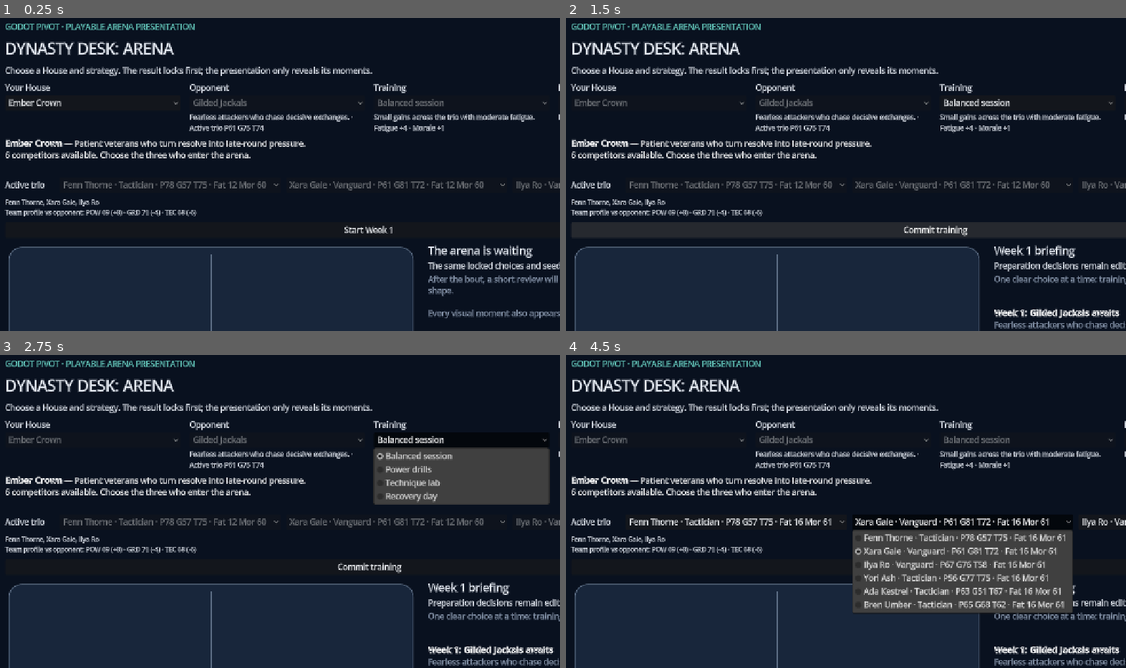
Above: before the commit, frames 1-4 (two rows, left to right).
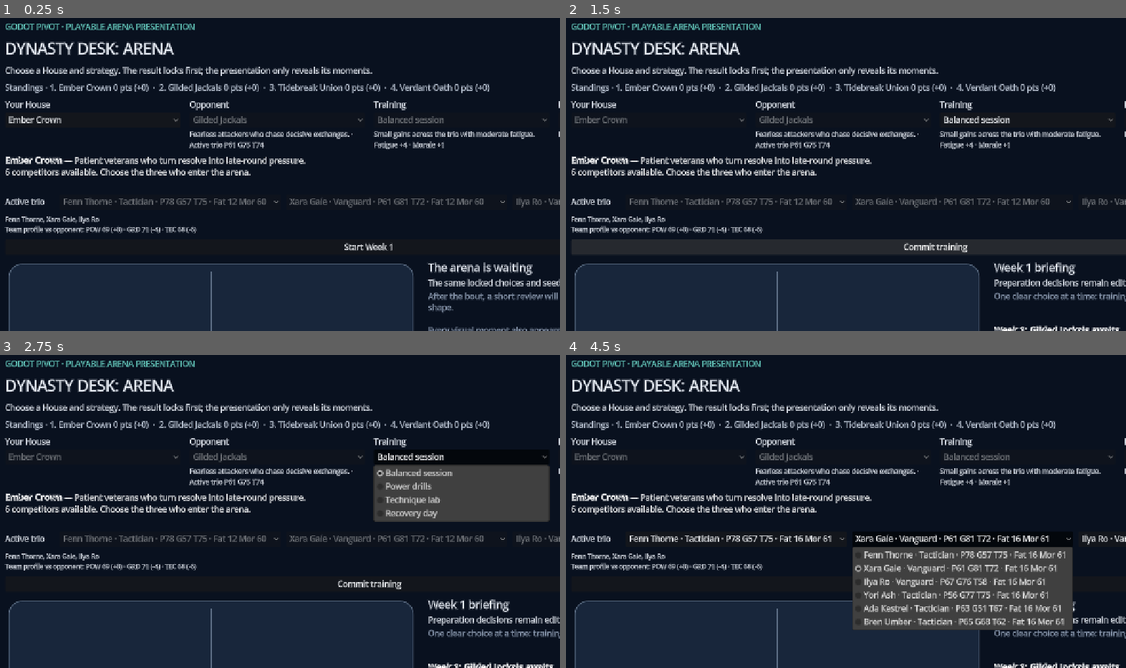
Above: after the commit, the same moments.

Repository: MightyOwl1484/dynasty-desk
Game: Godot game, scene res://main.tscn
Same seed, same stepped clock (60 frames per second), same inputs: the game is played once before the commit and once after it.
Inputs:
- Up to frame 1 (0.25 s): no input
- Up to frame 2 (1.5 s): click "Start Week 1" at 0.5 s; click "Open training plan" at 1.25 s
- Up to frame 3 (2.75 s): click "Balanced session" at 2 s
- Up to frame 4 (4.5 s): click "Commit training" at 2.75 s; click "Fenn Thorne · Tactician · P78…" at 3.5 s; click "Xara Gale · Vanguard · P61 G8…" at 4.25 s

The runs differ from the first frame. In frame 1, 17% of the frame differs, in the area x 0-100%, y 21-100%; in frame 2, 22%; in frame 3, 20%; in frame 4, 22%.

Commit message:
Resolve league fixtures and standings

Diff:
--- /dev/null
+++ b/game/src/application/season_state.gd
@@ -0,0 +1,114 @@
+class_name SeasonState
+extends RefCounted
+
+const ArenaMatchResolverScript = preload("res://src/simulation/arena_match_resolver.gd")
+
+
+static func start(houses: Array, schedule: Array[Dictionary], seed_value: int) -> Dictionary:
+	var standings: Array[Dictionary] = []
+	for house in houses:
+		standings.append({
+			"house_id": house["id"],
+			"house_name": house["name"],
+			"played": 0,
+			"wins": 0,
+			"losses": 0,
+			"points": 0,
+			"score_for": 0,
+			"score_against": 0
+		})
+	return {
+		"schema_version": 1,
+		"seed": seed_value,
+		"schedule": schedule.duplicate(true),
+		"standings": standings,
+		"results": [],
+		"completed_weeks": []
+	}
+
+
+static func resolve_week(
+	season: Dictionary,
+	houses: Array,
+	week_number: int,
+	player_result: Dictionary = {}
+) -> Dictionary:
+	assert(week_number not in season["completed_weeks"], "A season week cannot resolve twice")
+	var next_season := season.duplicate(true)
+	var resolved_pairs: Dictionary = {}
+	if not player_result.is_empty():
+		next_season = _record_result(next_season, player_result, week_number, true)
+		resolved_pairs[_pair_key(player_result["home_house_id"], player_result["away_house_id"])] = true
+
+	var fixture_index: int = 0
+	for fixture in next_season["schedule"]:
+		if fixture["week"] != week_number:
+			continue
+		var pair_key := _pair_key(fixture["home_house_id"], fixture["away_house_id"])
+		if resolved_pairs.has(pair_key):
+			continue
+		var home_house := _house_by_id(houses, fixture["home_house_id"])
+		var away_house := _house_by_id(houses, fixture["away_house_id"])
+		home_house["roster"] = home_house["roster"].slice(0, 3)
+		away_house["roster"] = away_house["roster"].slice(0, 3)
+		var fixture_seed: int = int(next_season["seed"]) + week_number * 1009 + fixture_index * 101
+		var result := ArenaMatchResolverScript.resolve_bout(home_house, away_house, fixture_seed)
+		next_season = _record_result(next_season, result, week_number, false)
+		fixture_index += 1
+
+	next_season["completed_weeks"].append(week_number)
+	return next_season
+
+
+static func table(season: Dictionary) -> Array[Dictionary]:
+	var rows: Array[Dictionary] = []
+	for standing in season["standings"]:
+		var row: Dictionary = standing.duplicate(true)
+		row["score_difference"] = int(row["score_for"]) - int(row["score_against"])
+		rows.append(row)
+	rows.sort_custom(func(left: Dictionary, right: Dictionary) -> bool:
+		if left["points"] != right["points"]:
+			return left["points"] > right["points"]
+		if left["score_difference"] != right["score_difference"]:
+			return left["score_difference"] > right["score_difference"]
+		if left["score_for"] != right["score_for"]:
+			return left["score_for"] > right["score_for"]
+		return left["house_name"] < right["house_name"]
+	)
+	return rows
+
+
+static func _record_result(season: Dictionary, result: Dictionary, week_number: int, is_player_bout: bool) -> Dictionary:
+	var next_season := season.duplicate(true)
+	for standing in next_season["standings"]:
+		var is_home: bool = standing["house_id"] == result["home_house_id"]
+		var is_away: bool = standing["house_id"] == result["away_house_id"]
+		if not is_home and not is_away:
+			continue
+		standing["played"] += 1
+		standing["score_for"] += int(result["home_score"] if is_home else result["away_score"])
+		standing["score_against"] += int(result["away_score"] if is_home else result["home_score"])
+		if standing["house_id"] == result["winner_id"]:
+			standing["wins"] += 1
+			standing["points"] += 3
+		else:
+			standing["losses"] += 1
+	var recorded_result: Dictionary = result.duplicate(true)
+	recorded_result["week"] = week_number
+	recorded_result["is_player_bout"] = is_player_bout
+	next_season["results"].append(recorded_result)
+	return next_season
+
+
+static func _house_by_id(houses: Array, house_id: String) -> Dictionary:
+	for house in houses:
+		if house["id"] == house_id:
+			return house.duplicate(true)
+	assert(false, "Unknown House id in schedule")
+	return {}
+
+
+static func _pair_key(first_id: String, second_id: String) -> String:
+	var pair: Array[String] = [first_id, second_id]
+	pair.sort()
+	return "%s:%s" % pair
--- a/game/src/main.gd
+++ b/game/src/main.gd
@@ -7,6 +7,7 @@
 const ArenaViewScript = preload("res://src/presentation/arena_view.gd")
 const WeeklyCycleScript = preload("res://src/application/weekly_cycle.gd")
 const SeasonScheduleScript = preload("res://src/domain/season_schedule.gd")
+const SeasonStateScript = preload("res://src/application/season_state.gd")
 const SPEEDS: Array[float] = [1.0, 2.0, 4.0]
 
 var _houses: Array[Dictionary] = []
@@ -19,6 +20,7 @@
 var _week_state: Dictionary = {}
 var _career_house: Dictionary = {}
 var _schedule: Array[Dictionary] = []
+var _season_state: Dictionary = {}
 var _season_complete: bool = false
 
 var _house_picker: OptionButton
@@ -31,6 +33,7 @@
 var _strategy_summary: Label
 var _house_summary: RichTextLabel
 var _lineup_summary: Label
+var _standings_label: Label
 var _result_heading: Label
 var _score_label: Label
 var _explanation_label: RichTextLabel
@@ -50,11 +53,13 @@
 func _ready() -> void:
 	_houses = PrototypeLeagueScript.create_houses()
 	_schedule = SeasonScheduleScript.create(_houses)
+	_season_state = SeasonStateScript.start(_houses, _schedule, 104729)
 	_build_theme()
 	_build_interface()
 	_update_house_summary(0)
 	_update_strategy_summary(0)
 	_update_training_summary(0)
+	_render_standings()
 	_sync_week_controls()
 
 
@@ -101,6 +106,12 @@
 	introduction.text = "Choose a House and strategy. The result locks first; the presentation only reveals its moments."
 	introduction.autowrap_mode = TextServer.AUTOWRAP_WORD_SMART
 	page.add_child(introduction)
+
+	_standings_label = Label.new()
+	_standings_label.autowrap_mode = TextServer.AUTOWRAP_WORD_SMART
+	_standings_label.add_theme_color_override("font_color", Color("c8d2e1"))
+	_standings_label.accessibility_name = "Current mini-season standings"
+	page.add_child(_standings_label)
 
 	var setup := HBoxContainer.new()
 	setup.add_theme_constant_override("separation", 20)
@@ -604,6 +615,8 @@
 	_explanation_label.text = "[b]Why it happened[/b]\n%s\n[color=#92a1b7]%s[/color]" % [analysis["headline"], analysis["detail"]]
 	if not _week_state.is_empty() and _week_state["phase"] == "recovery":
 		_week_state = WeeklyCycleScript.apply_recovery(_week_state)
+		_season_state = SeasonStateScript.resolve_week(_season_state, _houses, _week_number, _last_result)
+		_render_standings()
 		var story: Dictionary = _week_state["news"][-1]
 		_explanation_label.text += "\n[b]Week consequence[/b]\n%s" % story["headline"]
 		_status_label.text = "Recovery applied. Review the result, then close the week."
@@ -618,6 +631,16 @@
 			event["round"], event["home_score"], event["away_score"], event["text"]
 		])
 	_event_log.text = "\n".join(event_lines)
+
+
+func _render_standings() -> void:
+	var entries: Array[String] = []
+	var place: int = 1
+	for row in SeasonStateScript.table(_season_state):
+		entries.append("%d. %s %d pts (%+d)" % [place, row["house_name"], row["points"], row["score_difference"]])
+		place += 1
+	_standings_label.text = "Standings · %s" % "  ·  ".join(entries)
+	_standings_label.accessibility_description = _standings_label.text
 
 
 func _set_text_only(enabled: bool) -> void:
--- a/game/tests/run_tests.gd
+++ b/game/tests/run_tests.gd
@@ -6,6 +6,7 @@
 const BoutAnalysisScript = preload("res://src/simulation/bout_analysis.gd")
 const WeeklyCycleScript = preload("res://src/application/weekly_cycle.gd")
 const SeasonScheduleScript = preload("res://src/domain/season_schedule.gd")
+const SeasonStateScript = preload("res://src/application/season_state.gd")
 
 var _failures: int = 0
 
@@ -24,9 +25,10 @@
 	_test_bout_analysis_explains_locked_result()
 	_test_weekly_cycle_connects_management_decisions()
 	_test_round_robin_schedule_connects_three_weeks()
+	_test_season_standings_resolve_every_fixture()
 
 	if _failures == 0:
-		print("PASS: 9 arena content, simulation, presentation, analysis, and management tests")
+		print("PASS: 10 arena content, simulation, presentation, analysis, and management tests")
 	else:
 		push_error("FAIL: %d arena simulation assertions" % _failures)
 	quit(_failures)
@@ -156,6 +158,19 @@
 	_expect(opponents.size() == 3 and not opponents.has(""), "the player receives a different scheduled opponent each week")
 
 
+func _test_season_standings_resolve_every_fixture() -> void:
+	var houses := PrototypeLeagueScript.create_houses()
+	var schedule := SeasonScheduleScript.create(houses)
+	var season := SeasonStateScript.start(houses, schedule, 104729)
+	for week_number in range(1, 4):
+		season = SeasonStateScript.resolve_week(season, houses, week_number)
+	var table := SeasonStateScript.table(season)
+	_expect(season["results"].size() == 6 and season["completed_weeks"].size() == 3, "three weeks resolve all six league fixtures exactly once")
+	_expect(table.all(func(row: Dictionary) -> bool: return row["played"] == 3), "standings record three bouts for every House")
+	_expect(table.map(func(row: Dictionary) -> int: return row["wins"]).reduce(func(total: int, wins: int) -> int: return total + wins, 0) == 6, "every resolved bout contributes one standings win")
+	_expect(table[0]["points"] >= table[-1]["points"], "standings sort by points and score difference")
+
+
 func _expect(condition: bool, message: String) -> void:
 	if condition:
 		print("PASS: %s" % message)
Not shown, added: game/src/application/season_state.gd.uid
Not shown, changed: README.md
Not shown, changed: docs/ARCHITECTURE.md
Not shown, changed: docs/ROADMAP.md
Not shown, changed: scripts/check-godot-scaffold.mjs
